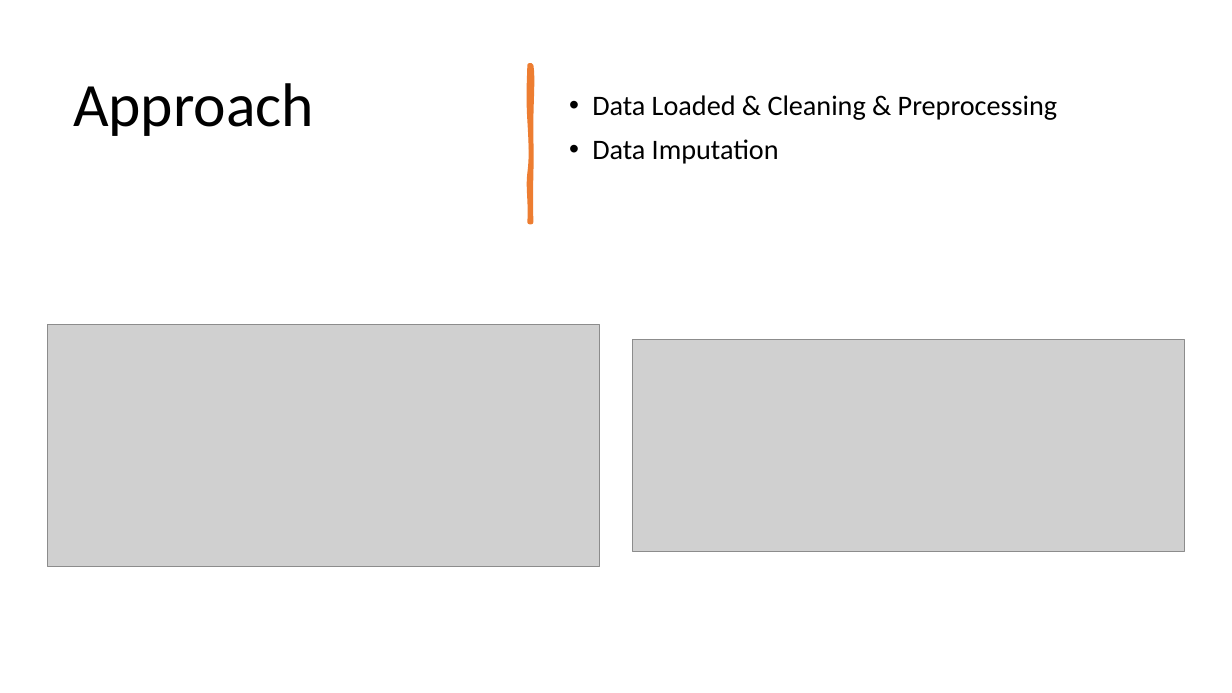
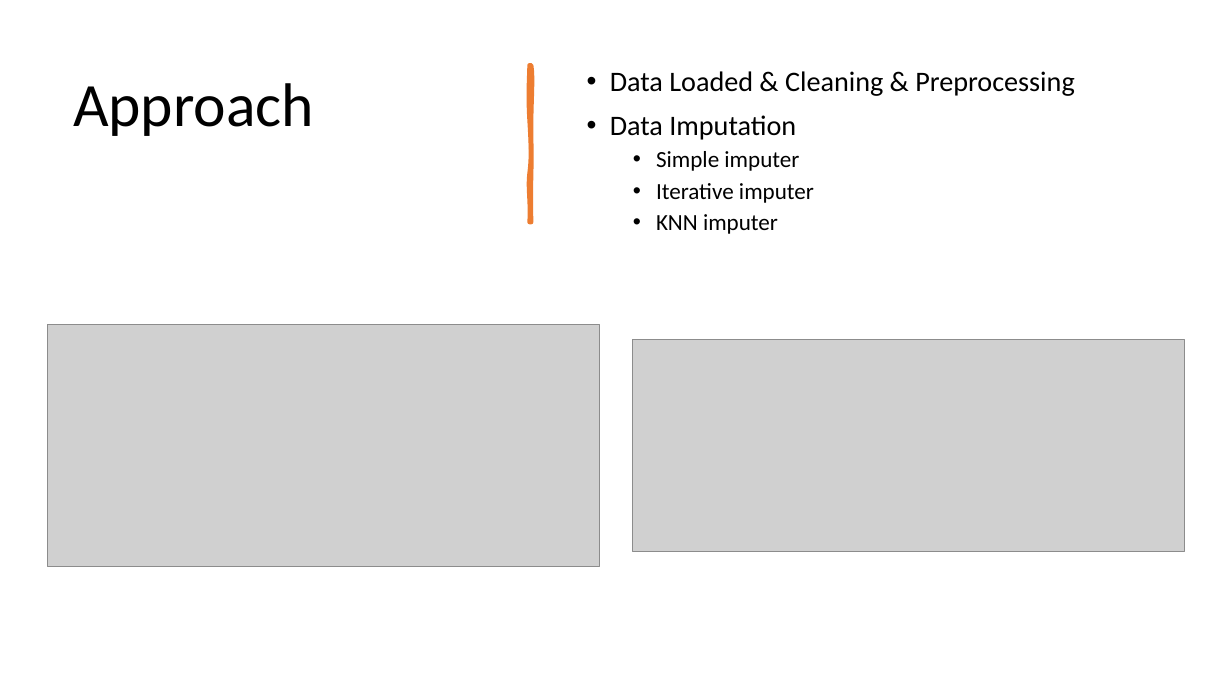
Before and after one commit to Zeruuuuu/ML-implementation, a slide deck: slide 5 of week 13 Final Code and Presentation/Presentation3.pptx. Drawn at 1232x693 pixels with LibreOffice and Linux fonts; fonts in the diff are those of the drawing; grey boxes stand for pictures. Boxes give left, top, right and bottom in pixels: in the first picture for what was removed or moved away, otherwise in the second. Text is boxed around its words. In the diff, an @@ line names an element or a change of style, - is before the commit and + after.

```diff
--- a/week 13 Final Code and Presentation/Presentation3.pptx
+++ b/week 13 Final Code and Presentation/Presentation3.pptx
@@ text "Data Loaded & Cleaning & ...": place and size @@
-text "Data Loaded & Cleaning & ..." at (592, 95, 1057, 164)
+text "Data Loaded & Cleaning & ..." at (610, 71, 1074, 234)
@@ text at (656, 151, 814, 234): paragraphs added @@
+  • Simple imputer
+  • Iterative imputer
+  • KNN imputer
```
Also in this commit, not shown: 7 other slides changed, 2 other files.
